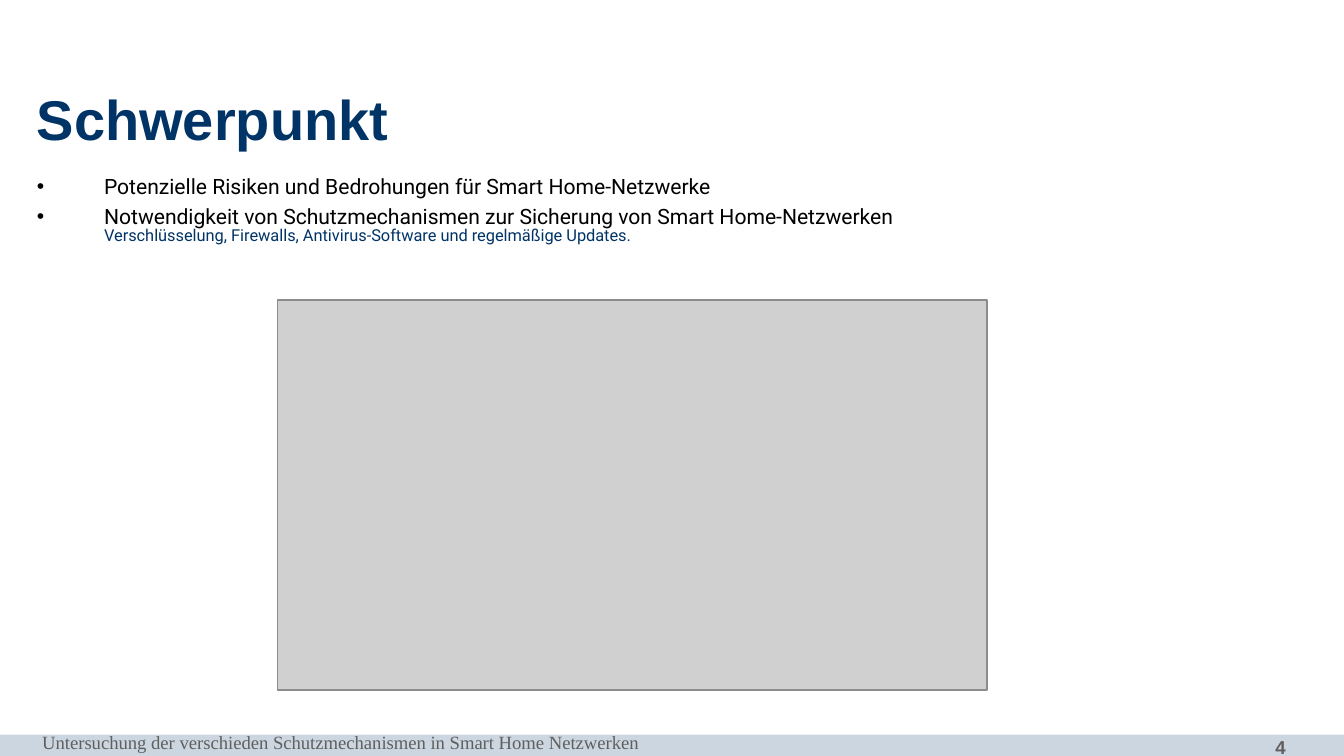
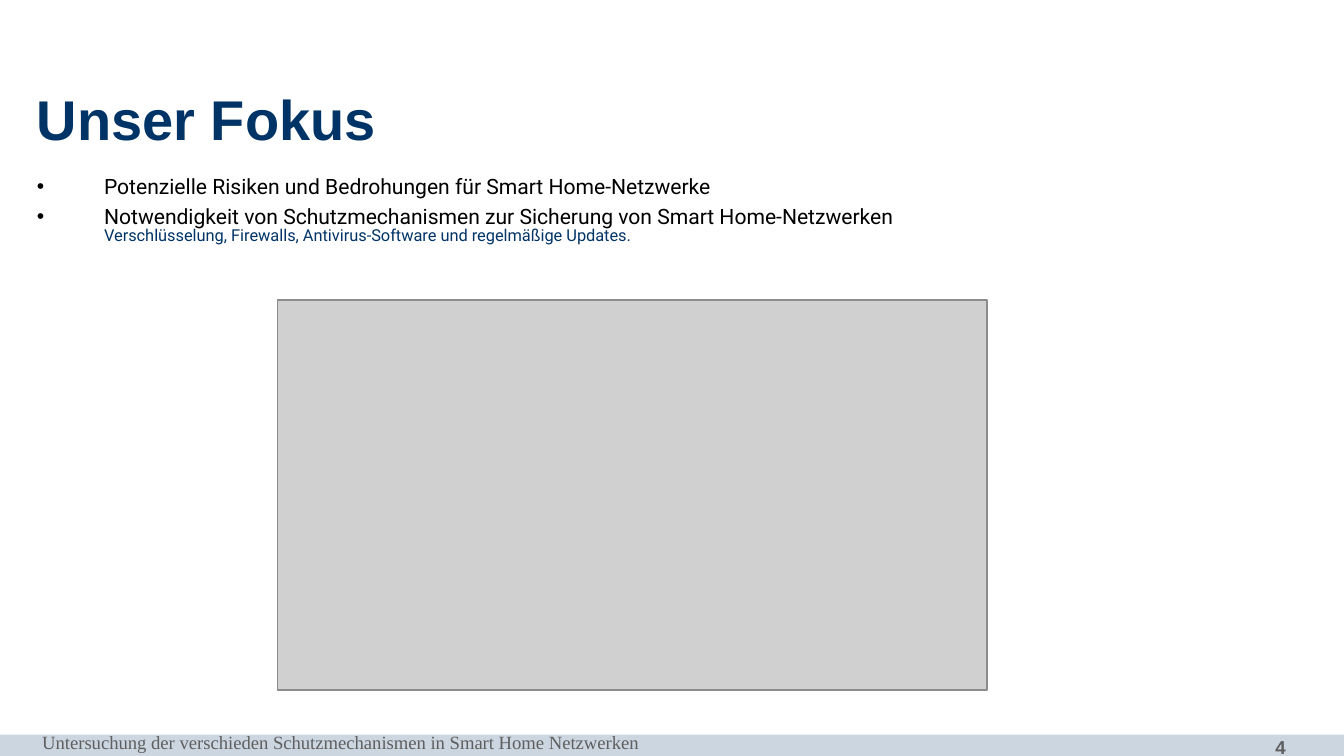
Before and after one commit to aimanalhazmi/IoT_Network_Security, a slide deck: slide 4 of IoT_Network_Security.pptx. Drawn at 1344x756 pixels with LibreOffice and Linux fonts; fonts in the diff are those of the drawing; grey boxes stand for pictures; background and template pictures are left out. Boxes give left, top, right and bottom in pixels: in the first picture for what was removed or moved away, otherwise in the second. Text is boxed around its words. In the diff, an @@ line names an element or a change of style, - is before the commit and + after.

```diff
--- a/IoT_Network_Security.pptx
+++ b/IoT_Network_Security.pptx
@@ title at [37,99,376,141]: text changed @@
-Schwerpunkt
+Unser Fokus
```
Also in this commit, not shown: 3 other slides changed, 15 other files.
